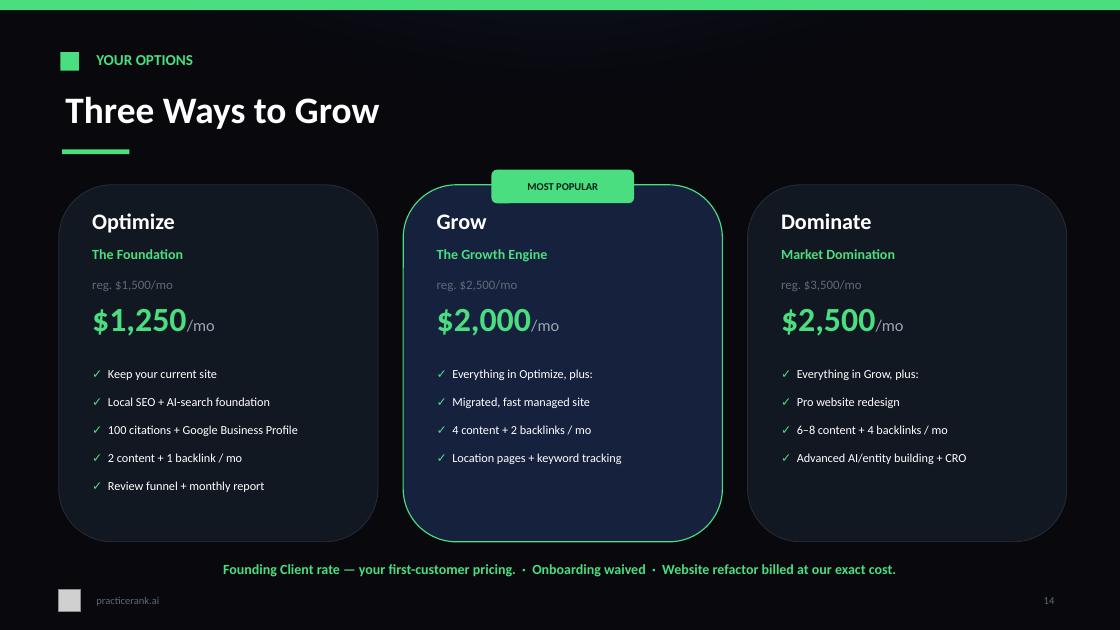
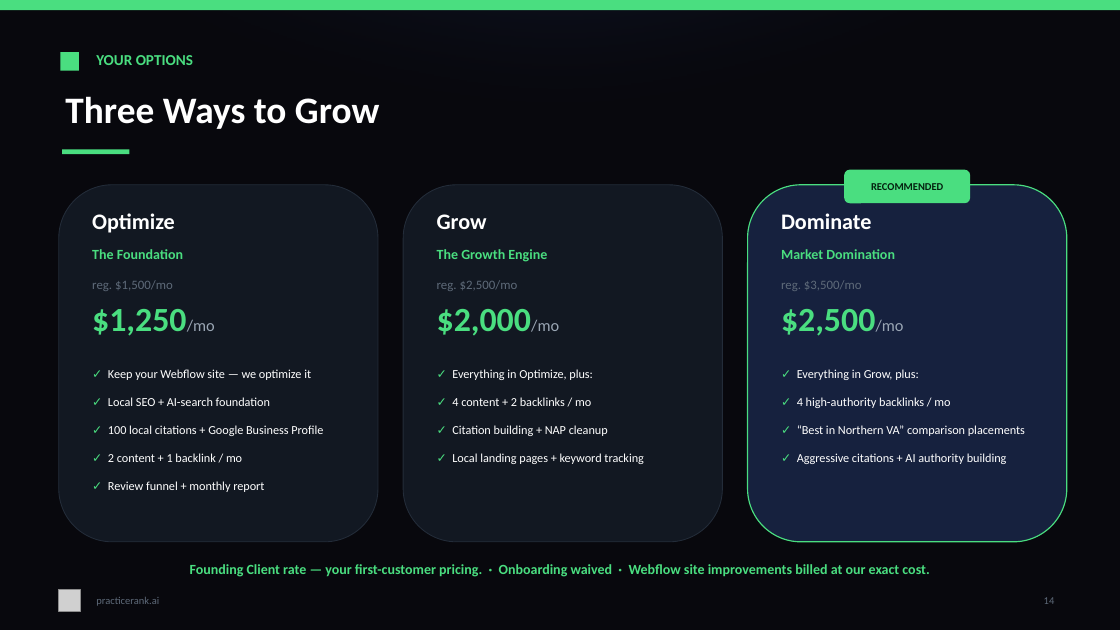
Before and after one commit to sathvik-vadlakunta/inCentivee, a slide deck: slide 14 of deliverables/PracticeRank-SEO-Strategy-Paradigm-Experts.pptx. Drawn at 1120x630 pixels with LibreOffice and Linux fonts; fonts in the diff are those of the drawing; grey boxes stand for pictures. Boxes give left, top, right and bottom in pixels: in the first picture for what was removed or moved away, otherwise in the second. Text is boxed around its words. In the diff, an @@ line names an element or a change of style, - is before the commit and + after.

Commit message:
deck+proposal: Paradigm keeps Webflow — drop migration/redesign, push Dominate (citations + comparison posts + backlinks)
- Tiers reframed for Paradigm: no website migration/redesign/managed-site
  language; Grow/Dominate lean into citations, backlinks, and 'Best in Northern
  VA' comparison placements. Dominate highlighted as RECOMMENDED (popular_tier).
- Replaced jargon 'Advanced AI/entity building + CRO' with 'Aggressive citations
  + AI authority building'.
- Proposal recommends Dominate, drops migration/redesign, frames the site work
  as Webflow improvements billed at cost.

```diff
--- a/deliverables/PracticeRank-SEO-Strategy-Paradigm-Experts.pptx
+++ b/deliverables/PracticeRank-SEO-Strategy-Paradigm-Experts.pptx
@@ rounded rectangle: place and size @@
-rounded rectangle at bbox=[492, 170, 634, 203]
+rounded rectangle at bbox=[844, 170, 970, 203]
@@ rounded rectangle at bbox=[403, 185, 723, 542]: fill #16213E to #121822; outline #4ADE80 1 pt to #232C39 0.75 pt @@
@@ text removed at bbox=[527, 183, 598, 190] @@
-MOST POPULAR
@@ rounded rectangle at bbox=[748, 185, 1067, 542]: fill #121822 to #16213E; outline #232C39 0.75 pt to #4ADE80 1 pt @@
@@ text added at bbox=[871, 183, 943, 190], 9 pt, text #04210F, bold @@
+RECOMMENDED
@@ text at bbox=[108, 369, 311, 380]: text changed @@
-✓ Keep your current site
+✓ Keep your Webflow site — we optimize it
@@ text at bbox=[452, 397, 590, 408]: paragraph removed @@
-✓ Migrated, fast managed site
@@ text at bbox=[797, 397, 1025, 464]: text changed @@
-✓ Pro website redesign
-✓ 6–8 content + 4 backlinks / mo
-✓ Advanced AI/entity building + CRO
+✓ 4 high-authority backlinks / mo
+✓ “Best in Northern VA” comparison placements
+✓ Aggressive citations + AI authority building
@@ text at bbox=[108, 425, 323, 436]: text changed @@
-✓ 100 citations + Google Business Profile
+✓ 100 local citations + Google Business Profile
@@ text at bbox=[452, 425, 643, 464]: text changed @@
-✓ Location pages + keyword tracking
+✓ Citation building + NAP cleanup
+✓ Local landing pages + keyword tracking
@@ text at bbox=[190, 564, 929, 577]: text changed @@
-Founding Client rate — your first-customer pricing. · Onboarding waived · Website refactor billed at our exact cost.
+Founding Client rate — your first-customer pricing. · Onboarding waived · Webflow site improvements billed at our exact cost.
```
Also in this commit, not shown: 2 other files.
